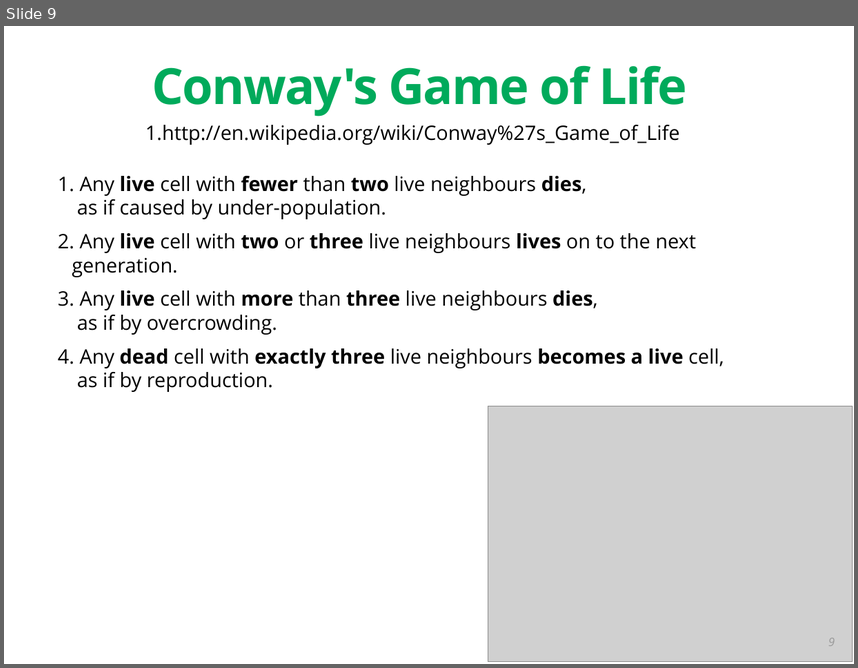
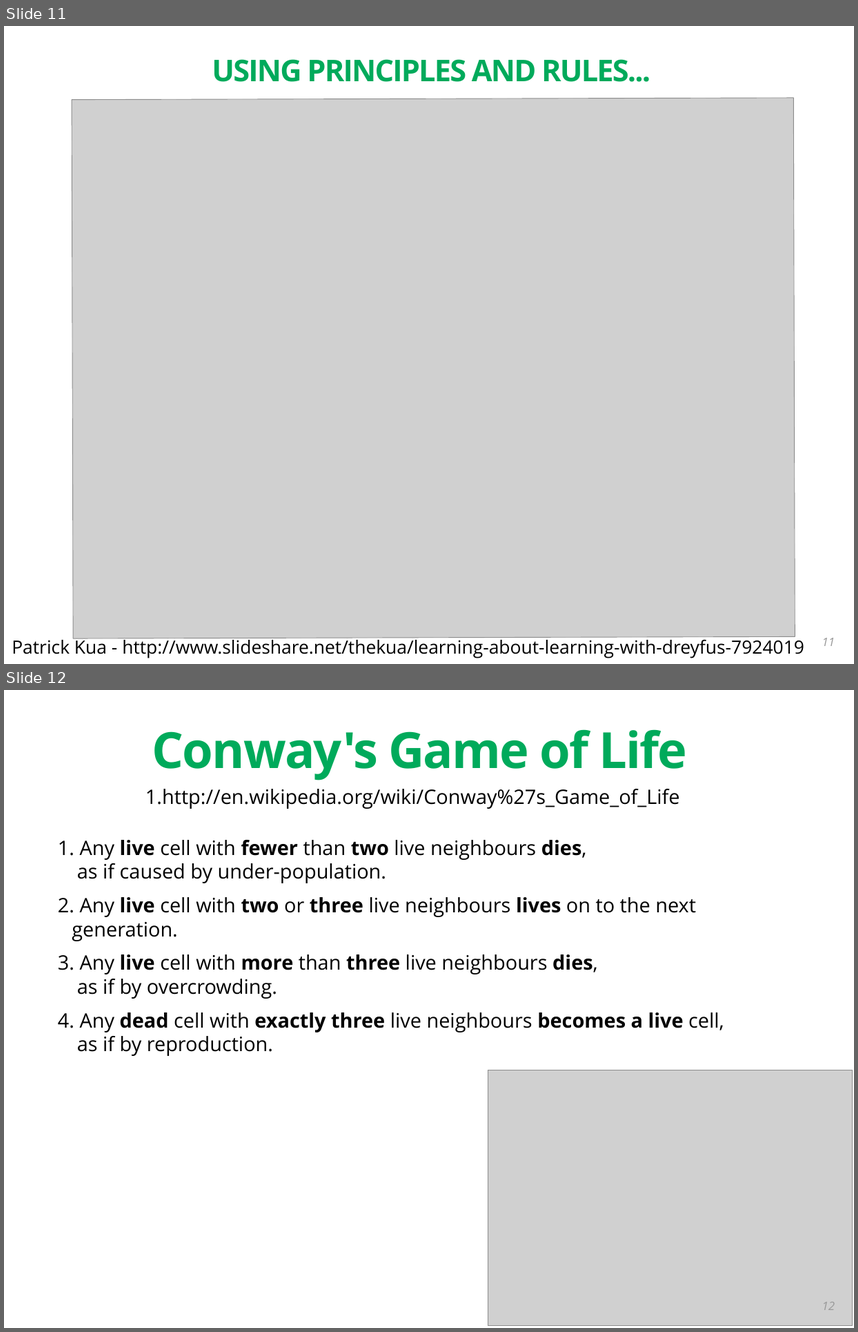
Before and after one commit to iliasbartolini/design_principles_dojo_facilitator_guide, a slide deck: design_principles_presentation_deck.odp. Shown one above the other, each under a label of ours: slide 9 before the commit, slides 11 and 12 after it. The pictures are 858x668 and 858x1332 pixels, drawn with LibreOffice and Linux fonts; fonts in the diff are those of the drawing; grey boxes stand for pictures. Boxes give left, top, right and bottom in pixels: in the first picture for what was removed or moved away, otherwise in the second. Text is boxed around its words. In the diff, an @@ line names an element or a change of style, - is before the commit and + after.

```diff
--- a/design_principles_presentation_deck.odp
+++ b/design_principles_presentation_deck.odp
@@ slide 11 added at (4,26,854,664), background #FFFFFF @@
@@ title added at (212,59,651,82), 36 pt, text #00AA5B, bold @@
+USING PRINCIPLES AND RULES...
@@ picture added at (72,98,795,638) @@
@@ text added at (12,636,804,658), 22 pt, text #000000 @@
+Patrick Kua - http://www.slideshare.net/thekua/learning-about-learning-with-dreyfus-7924019
@@ page number added at (822,637,835,646), 14 pt, text #999999, italic @@
+11
@@ what was slide 9 is now slide 12 @@
@@ page number at (822,1301,835,1310): text changed @@
-9
+12
```
Also in this commit, not shown: 3 slides changed, 5 other slides added, 1 other file.
